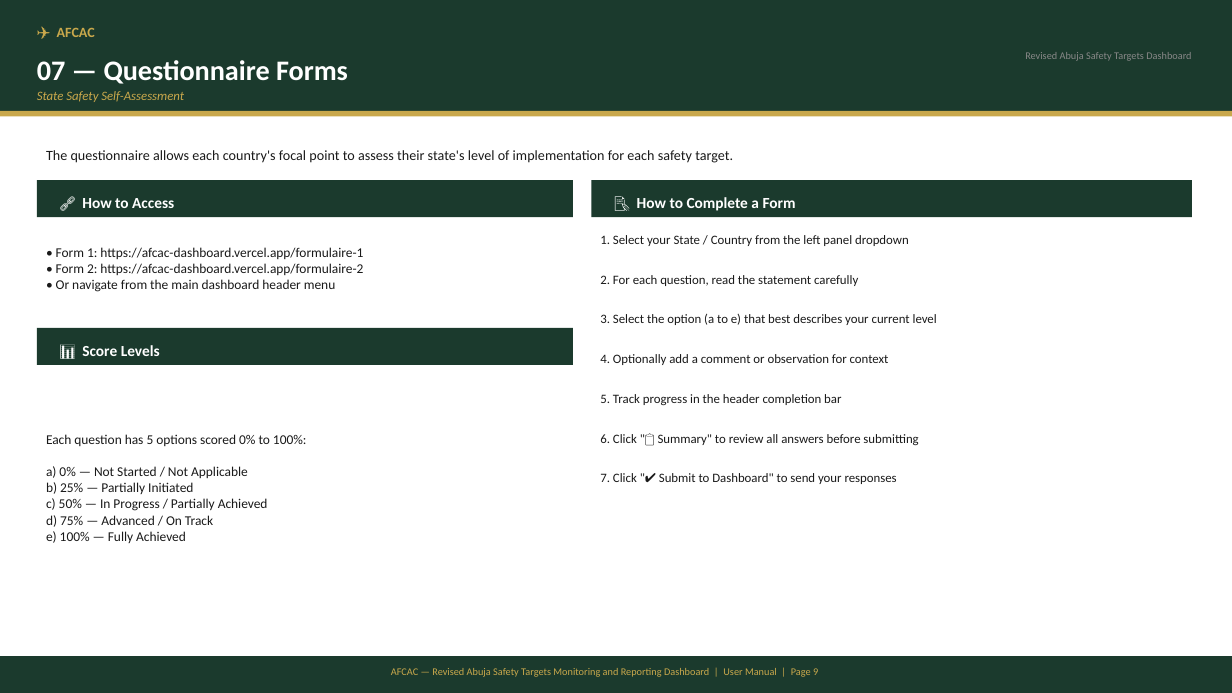
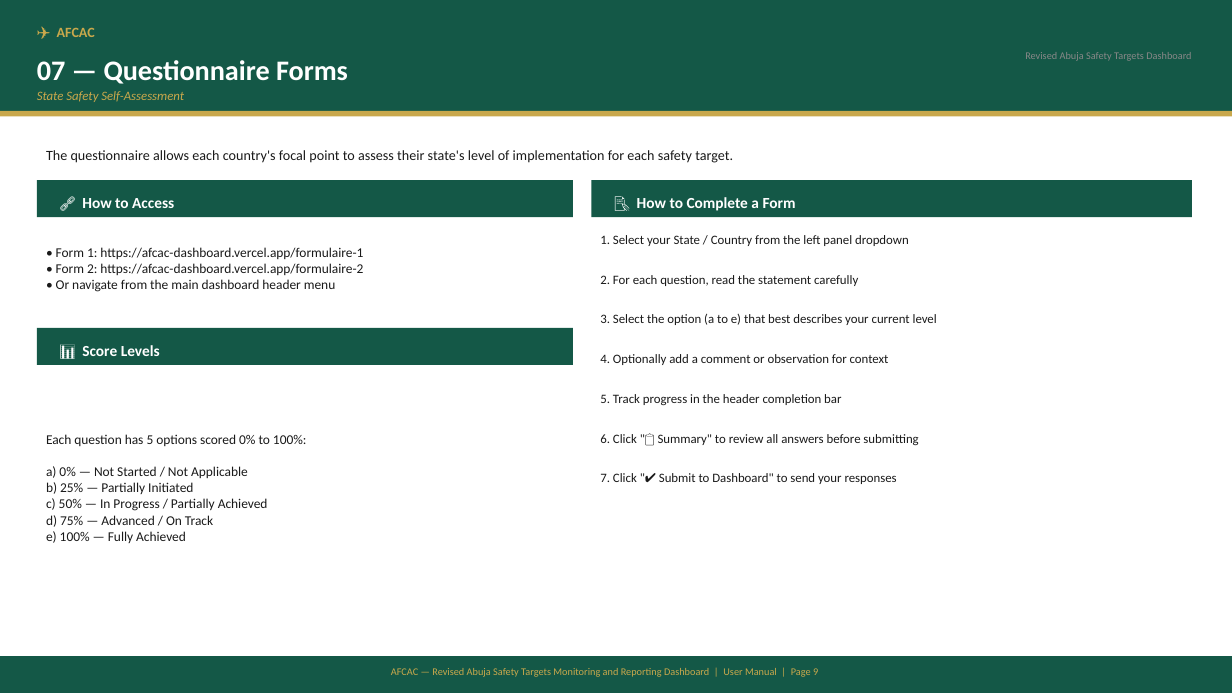
Before and after one commit to seninfosec-sn/Afcac-Dashboard, a slide deck: slide 9 of AFCAC_RAST_Dashboard_User_Manual.pptx. Drawn at 1232x693 pixels with LibreOffice and Linux fonts; fonts in the diff are those of the drawing. Boxes give left, top, right and bottom in pixels: in the first picture for what was removed or moved away, otherwise in the second. Text is boxed around its words. In the diff, an @@ line names an element or a change of style, - is before the commit and + after.

```diff
--- a/AFCAC_RAST_Dashboard_User_Manual.pptx
+++ b/AFCAC_RAST_Dashboard_User_Manual.pptx
@@ fill #1B3A2D to #145847 in 5 elements at (x1=0, y1=0, x2=1232, y2=111), (x1=0, y1=656, x2=1232, y2=693), (x1=37, y1=180, x2=573, y2=217), (x1=592, y1=180, x2=1192, y2=217), (x1=37, y1=328, x2=573, y2=365) @@
```
Also in this commit, not shown: 11 other slides changed.
